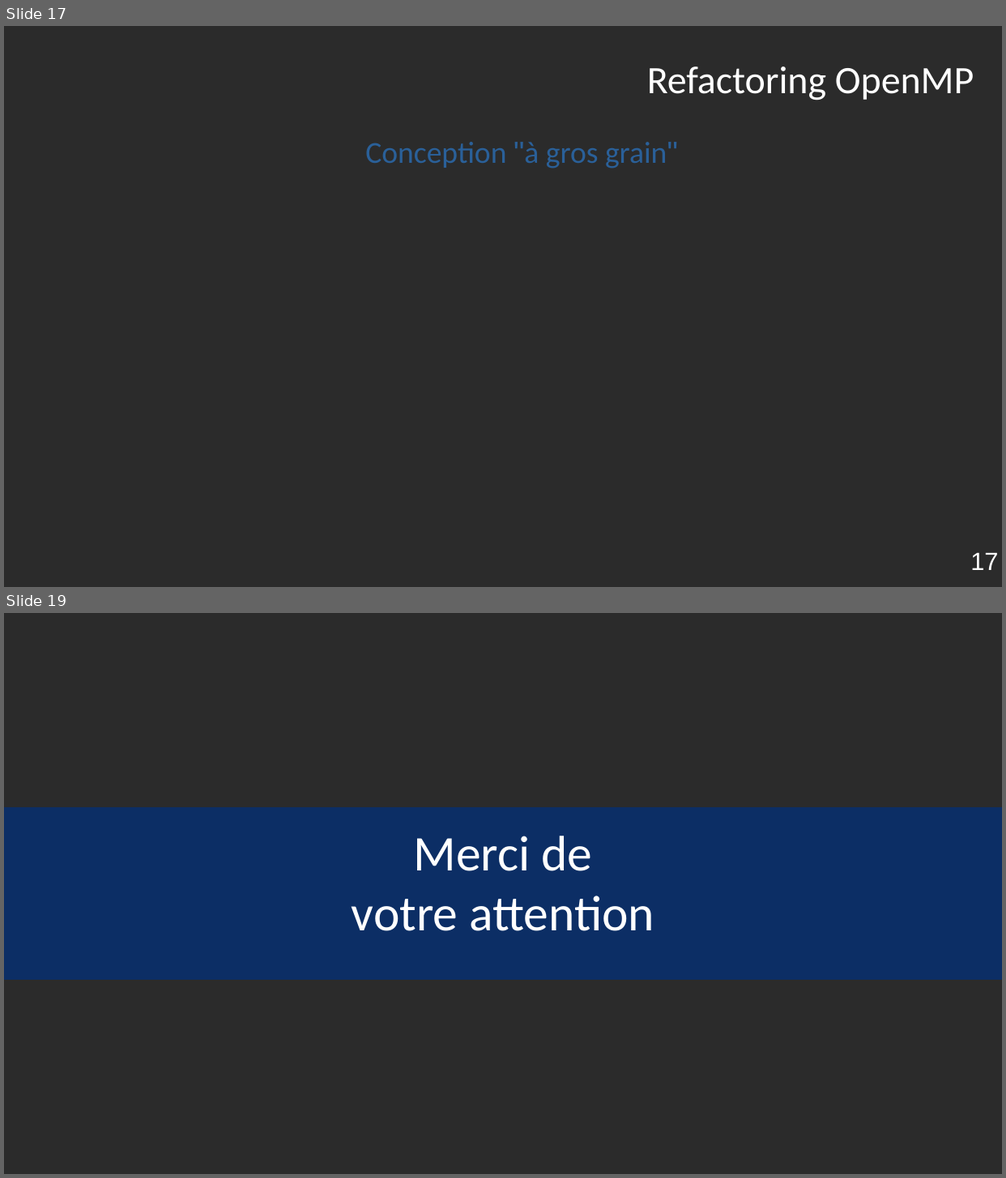
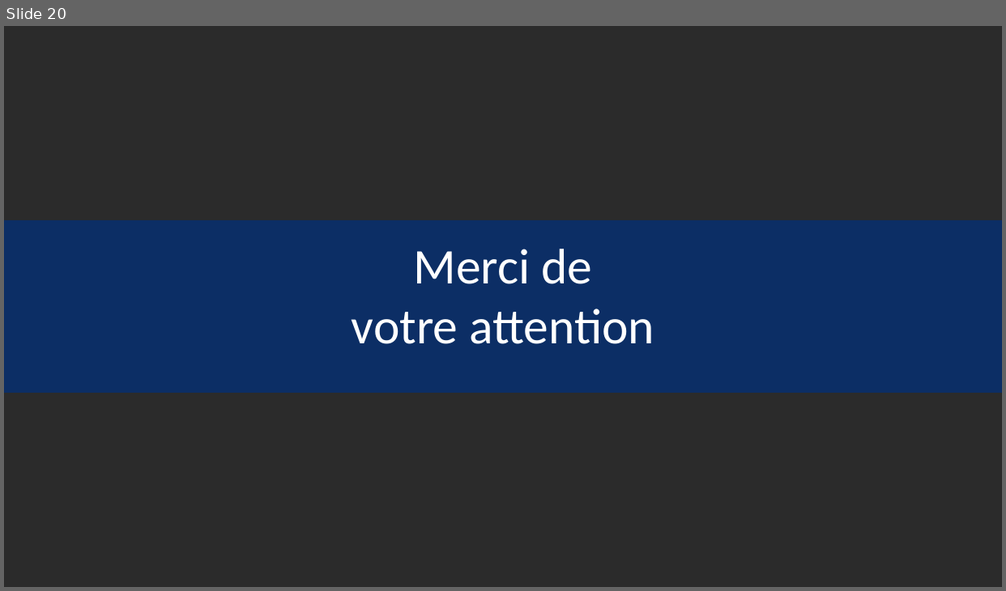
Before and after one commit to Robin-Cazalbou/Stage_M1_Miniapp, a slide deck: Présentation_Orale_stage/Présentation_orale_stage_CAZALBOU_Robin.odp. Shown one above the other, each under a label of ours: slides 17 and 19 before the commit, slide 20 after it; the slides between them are not shown. The pictures are 1006x1178 and 1006x591 pixels, drawn with LibreOffice and Linux fonts; fonts in the diff are those of the drawing; background and template pictures are left out; a plain dark background stands for a picture behind light text. Boxes give left, top, right and bottom in pixels: in the first picture for what was removed or moved away, otherwise in the second. Text is boxed around its words. In the diff, an @@ line names an element or a change of style, - is before the commit and + after.

```diff
--- a/Présentation_Orale_stage/Présentation_orale_stage_CAZALBOU_Robin.odp
+++ b/Présentation_Orale_stage/Présentation_orale_stage_CAZALBOU_Robin.odp
@@ slide 17 removed at (4,26,1002,587), background picture (left out) @@
@@ title removed at (647,66,974,101) @@
-Refactoring OpenMP
@@ text removed at (365,142,678,169) @@
-Conception "à gros grain"
@@ page number removed at (970,553,998,570) @@
-17
@@ what was slide 19 is now slide 20 @@
```
Also in this commit, not shown: 7 slides changed, 4 slides added, 2 other slides removed.
